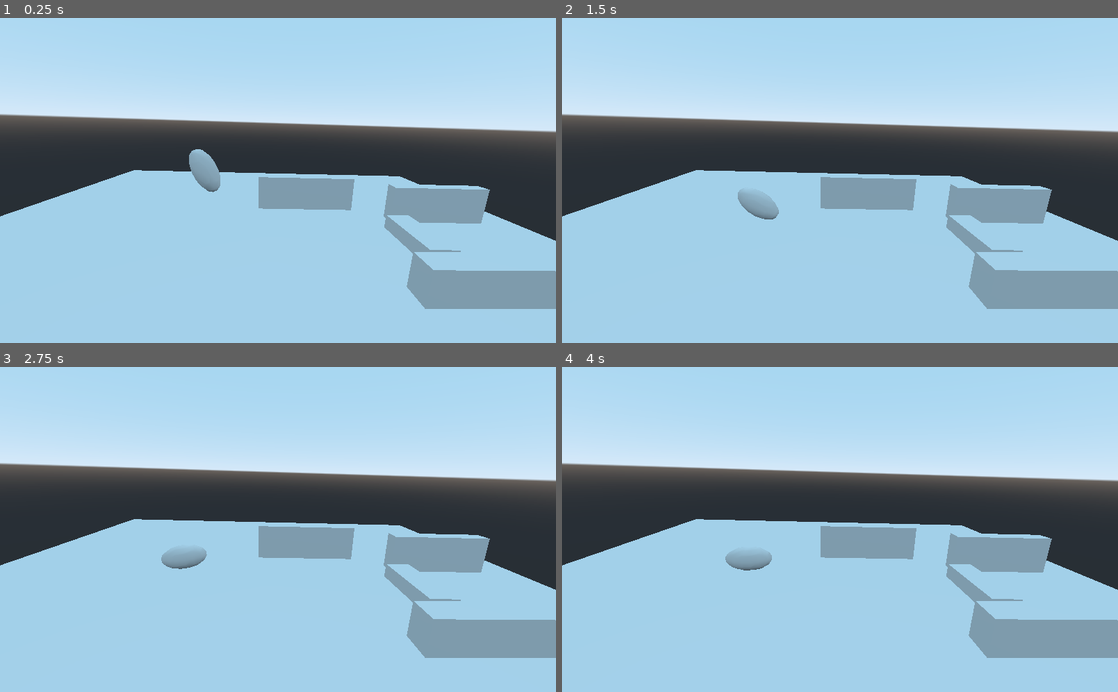
Above: before the commit, frames 1-4 (two rows, left to right).
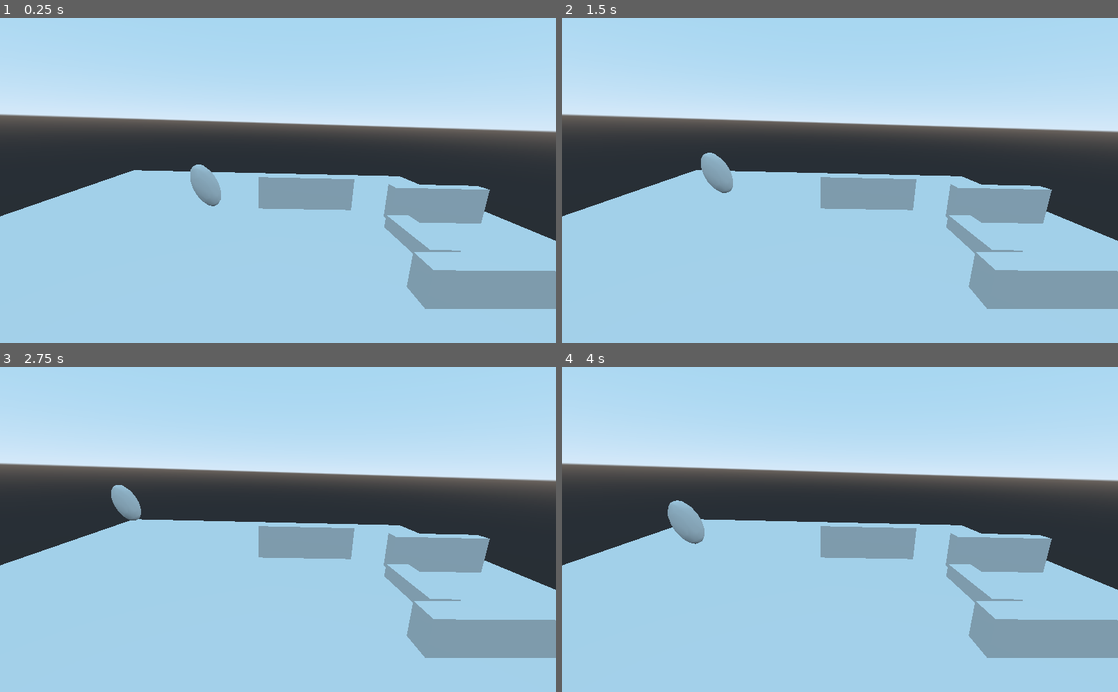
Above: after the commit, the same moments.

Repository: konraziel/Senior-Design-Project_Zielinski-Muswara
Game: Godot game, scene res://MainScene.tscn
Same seed, same stepped clock (60 frames per second), same inputs: the game is played once before the commit and once after it.
Inputs:
- Up to frame 1 (0.25 s): no input
- Up to frame 2 (1.5 s): hold Right (ui_right) 0.53-1.28 s; hold Space (ui_select) 0.53-1.28 s; hold Down (ui_down) from 1.28 s (still down); tap Space (ui_select) at 1.35 s
- Up to frame 3 (2.75 s): tap Space (ui_select) at 1.52, 1.82 s; release Down (ui_down) at 2.03 s; hold Right (ui_right) from 2.03 s (still down); hold Space (ui_select) from 2.03 s (still down)
- Up to frame 4 (4 s): release Right (ui_right) at 2.78 s; release Space (ui_select) at 2.78 s; hold Up (ui_up) 2.78-3.53 s; tap Space (ui_select) at 2.85, 3.02, 3.32 s; hold Left (ui_left) from 3.53 s (still down); hold Space (ui_select) from 3.53 s (still down)

The runs differ from the first frame. In frame 1, 0.6% of the frame differs, in the area x 34-40%, y 40-58%; in frame 2, 0.9%; in frame 3, 0.8%; in frame 4, 1.0%, in the area x 19-38%, y 41-63%.

Commit message:
movement is done, just went through the vid

Diff:
--- a/MainScene.tscn
+++ b/MainScene.tscn
@@ -1,7 +1,8 @@
-[gd_scene load_steps=4 format=2]
+[gd_scene load_steps=5 format=2]
 
 [ext_resource path="res://models/map/SDmap1.dae" type="PackedScene" id=1]
 [ext_resource path="res://models/playermodel.obj" type="ArrayMesh" id=2]
+[ext_resource path="res://player.gd" type="Script" id=3]
 
 [sub_resource type="CapsuleShape" id=1]
 margin = 1.0
@@ -15,13 +16,14 @@
 [node name="Camera" type="Camera" parent="."]
 transform = Transform( -0.999063, 0.0213839, 0.0376227, 0.0297936, 0.970414, 0.239601, -0.031386, 0.240497, -0.970142, 0, 9.52221, -25.3733 )
 
-[node name="RigidBody" type="RigidBody" parent="."]
-transform = Transform( 0.903245, 0.429124, 0, -0.429124, 0.903245, 0, 0, 0, 1, 5.95996, 5.27782, -4.02895 )
+[node name="KinematicBody" type="KinematicBody" parent="."]
+script = ExtResource( 3 )
 
-[node name="CollisionShape" type="CollisionShape" parent="RigidBody"]
-transform = Transform( 1, 0, 0, 0, -4.37114e-08, -1, 0, 1, -4.37114e-08, 0, 0, 0 )
+[node name="CollisionShape" type="CollisionShape" parent="KinematicBody"]
+transform = Transform( 0.903245, -1.87576e-08, -0.429124, -0.429124, -3.94821e-08, -0.903245, 0, 1, -4.37114e-08, 5.95996, 5.27782, -4.02895 )
 shape = SubResource( 1 )
 
-[node name="MeshInstance" type="MeshInstance" parent="RigidBody"]
+[node name="MeshInstance" type="MeshInstance" parent="KinematicBody"]
+transform = Transform( 0.903245, 0.429124, 0, -0.429124, 0.903245, 0, 0, 0, 1, 5.95996, 5.27782, -4.02895 )
 mesh = ExtResource( 2 )
 skeleton = NodePath("../..")
--- /dev/null
+++ b/player.gd
@@ -0,0 +1,36 @@
+extends KinematicBody
+
+# Declare member variables here. Examples:
+var speed = 7.0
+var gravity = 50
+var velocity = Vector3.ZERO
+var snap_vector = Vector3.DOWN
+
+export var jump_strength = 20
+
+
+# Called every frame. 'delta' is the elapsed time since the previous frame.
+func _process(delta):
+	# Input handling
+	var input_vector = Vector3.ZERO
+
+	if Input.is_action_pressed("ui_up"):
+		input_vector.z -= 1
+	if Input.is_action_pressed("ui_down"):
+		input_vector.z += 1
+	if Input.is_action_pressed("ui_left"):
+		input_vector.x -= 1
+	if Input.is_action_pressed("ui_right"):
+		input_vector.x += 1
+	input_vector= input_vector.rotated(Vector3.UP, rotation.y).normalized()
+	velocity.x= input_vector.x *speed
+	velocity.z= input_vector.z *speed
+	velocity.y-= gravity * delta
+	var just_landed = is_on_floor() and snap_vector == Vector3.ZERO
+	var is_jumping = is_on_floor() and Input.is_action_pressed("ui_select")
+	if is_jumping:
+		velocity.y= jump_strength
+		snap_vector= Vector3.ZERO
+	elif just_landed:
+		snap_vector = Vector3.DOWN
+	velocity= move_and_slide_with_snap(velocity, snap_vector, Vector3.UP, true)
